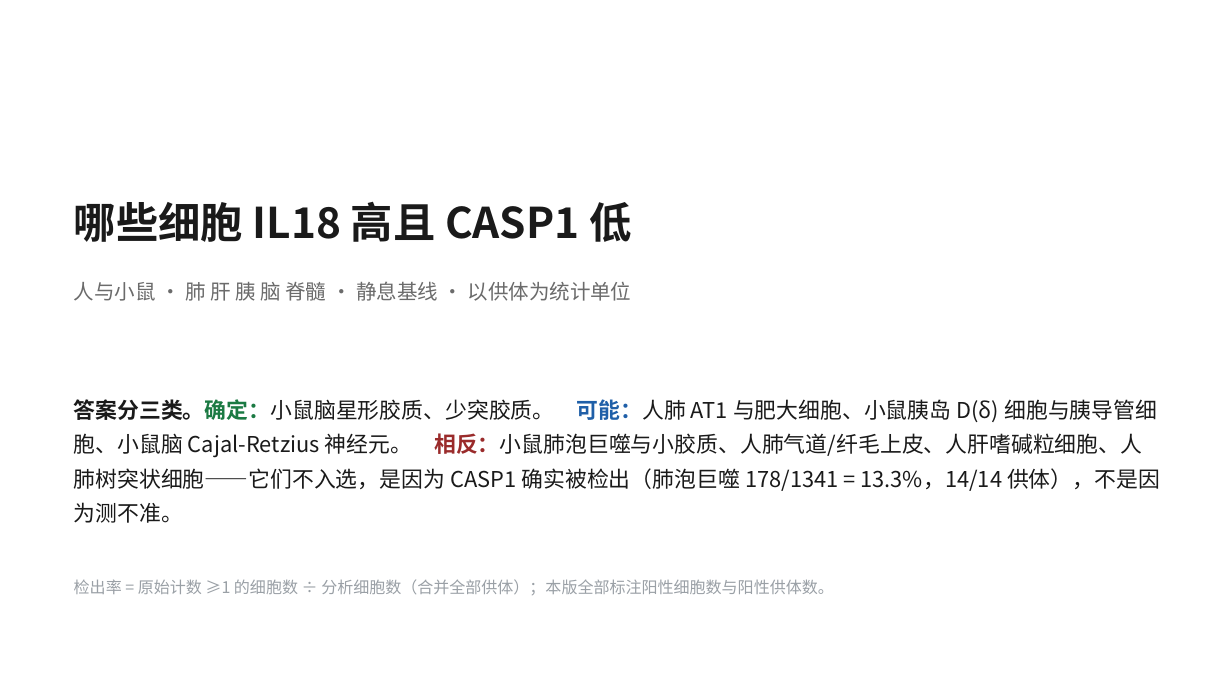
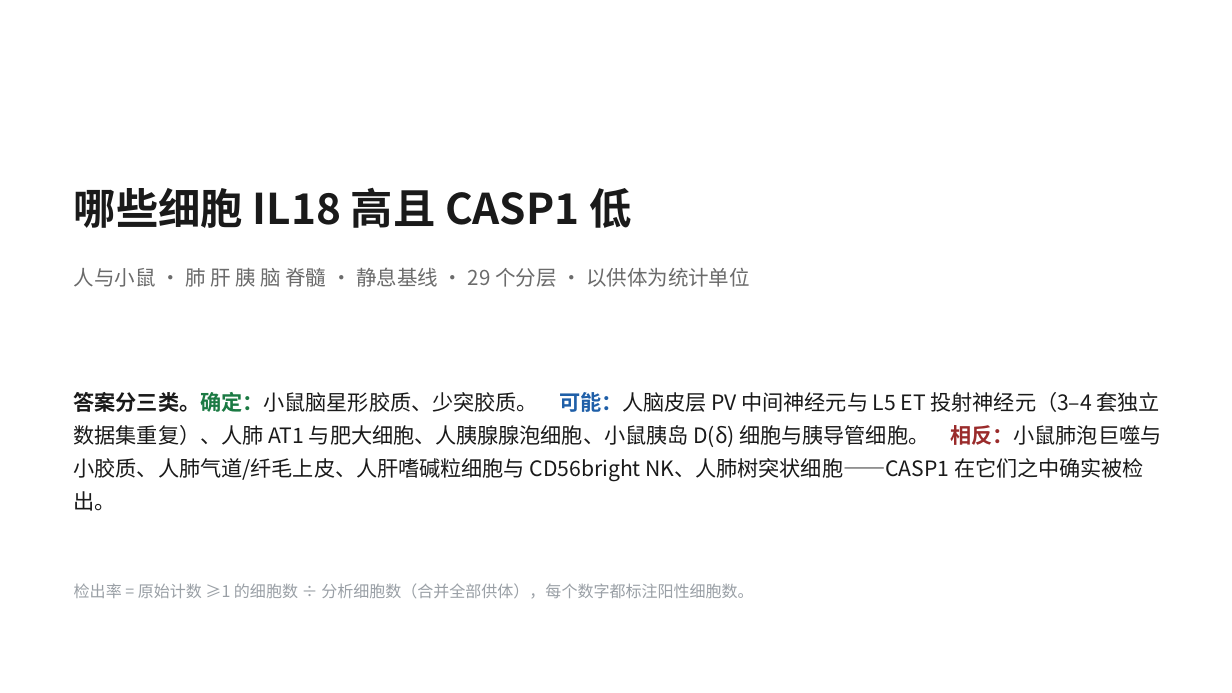
Before and after one commit to 7c96bzczcj-prog/aaa, a slide deck: slide 1 of il18_casp5organ/IL18_CASP_五器官筛选.pptx. Drawn at 1232x693 pixels with LibreOffice and Linux fonts; fonts in the diff are those of the drawing. Boxes give left, top, right and bottom in pixels: in the first picture for what was removed or moved away, otherwise in the second. Text is boxed around its words. In the diff, an @@ line names an element or a change of style, - is before the commit and + after.

```diff
--- a/il18_casp5organ/IL18_CASP_五器官筛选.pptx
+++ b/il18_casp5organ/IL18_CASP_五器官筛选.pptx
@@ text "哪些细胞 IL18 高且 CASP1 低": place and size @@
-text "哪些细胞 IL18 高且 CASP1 低" at [74,201,631,242]
+text "哪些细胞 IL18 高且 CASP1 低" at [74,187,631,228]
@@ text at [74,267,750,287]: text changed @@
-人与小鼠 · 肺 肝 胰 脑 脊髓 · 静息基线 · 以供体为统计单位
+人与小鼠 · 肺 肝 胰 脑 脊髓 · 静息基线 · 29 个分层 · 以供体为统计单位
@@ text at [74,392,1161,511]: text changed; size 17 to 16.5 pt @@
-答案分三类。确定：小鼠脑星形胶质、少突胶质。 可能：人肺 AT1 与肥大细胞、小鼠胰岛 D(δ) 细胞与胰导管细胞、小鼠脑 Cajal-Retzius 神经元。 相反：小鼠肺泡巨噬与小胶质、人肺气道/纤毛上皮、人肝嗜碱粒细胞、人肺树突状细胞——它们不入选，是因为 CASP1 确实被检出（肺泡巨噬 178/1341 = 13.3%，14/14 供体），不是因为测不准。
+答案分三类。确定：小鼠脑星形胶质、少突胶质。 可能：人脑皮层 PV 中间神经元与 L5 ET 投射神经元（3–4 套独立数据集重复）、人肺 AT1 与肥大细胞、人胰腺腺泡细胞、小鼠胰岛 D(δ) 细胞与胰导管细胞。 相反：小鼠肺泡巨噬与小胶质、人肺气道/纤毛上皮、人肝嗜碱粒细胞与 CD56bright NK、人肺树突状细胞——CASP1 在它们之中确实被检出。
@@ text at [74,583,754,598]: text changed @@
-检出率 = 原始计数 ≥1 的细胞数 ÷ 分析细胞数（合并全部供体）；本版全部标注阳性细胞数与阳性供体数。
+检出率 = 原始计数 ≥1 的细胞数 ÷ 分析细胞数（合并全部供体），每个数字都标注阳性细胞数。
```
Also in this commit, not shown: 5 other slides changed, 2 slides added, 1 slide removed, 19 other files.
